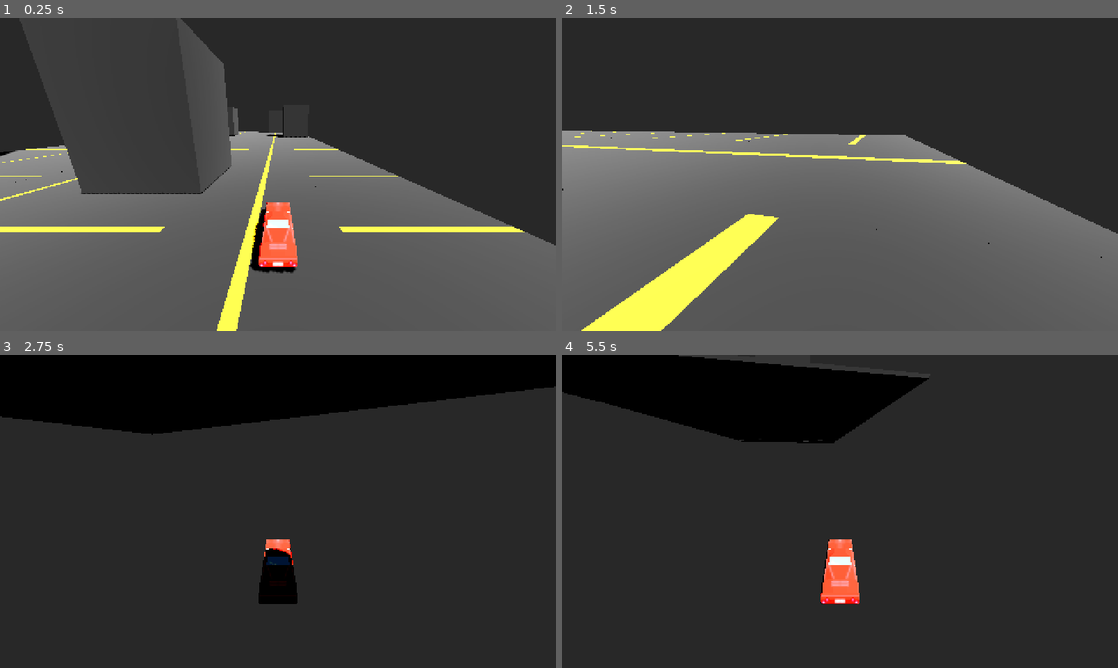
Above: before the commit, frames 1-4 (two rows, left to right).
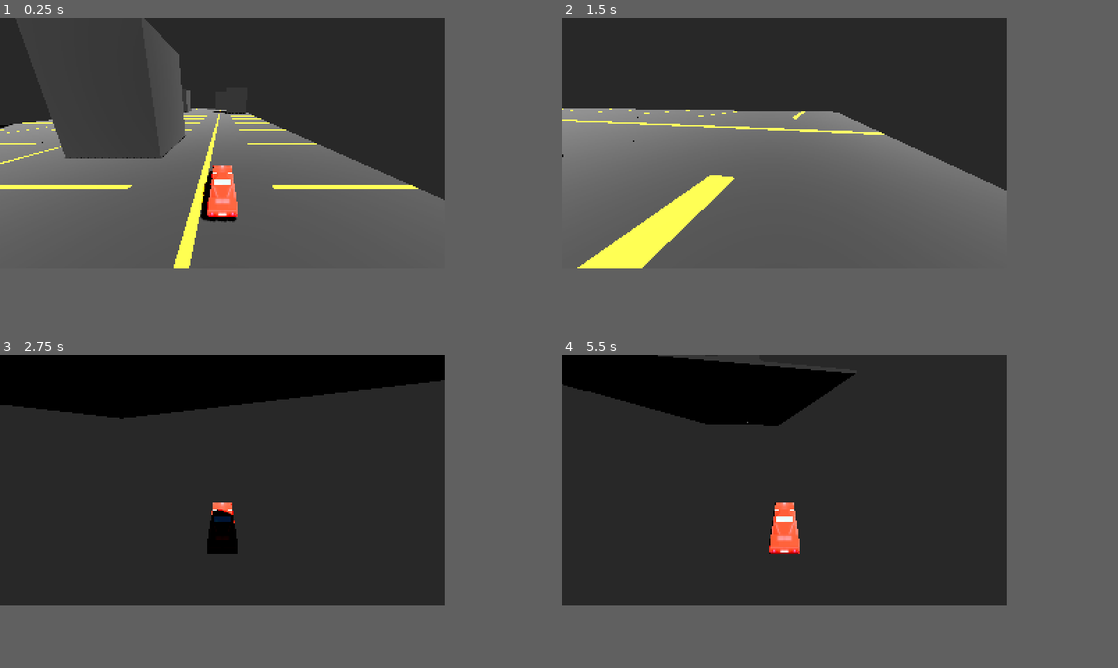
Above: after the commit, the same moments.

Repository: Tulsa-Game-Developers/GodotArcadeCabinet
Game: Godot game, scene res://169/169_scene.tscn
Same seed, same stepped clock (60 frames per second), same inputs: the game is played once before the commit and once after it.
Inputs:
- Up to frame 1 (0.25 s): no input
- Up to frame 2 (1.5 s): hold D (turn_right) 0.53-1.28 s; hold S (reverse) from 1.28 s (still down)
- Up to frame 3 (2.75 s): release S (reverse) at 2.03 s; hold D (turn_right) from 2.03 s (still down)
- Up to frame 4 (5.5 s): release D (turn_right) at 2.78 s; hold W (accelerate) 2.78-3.53 s; tap Enter at 3.5 s; hold A (turn_left) 3.53-5.03 s; hold S (reverse) from 5.03 s (still down)
In our replay, the window is 800x450 before the commit and 640x360 after it. These sizes can differ from the game's own. Grey fills any space a smaller window leaves; there, only what the larger window draws over its background counts as a difference.

The runs differ from the first frame. In frame 1, 37% of the frame differs, in the area x 0-100%, y 0-100%; in frame 2, 33%; in frame 3, 8.8%; in frame 4, 6.4%.

Commit message:
post processing and some car stuff

Diff:
--- a/169/169_scene.tscn
+++ b/169/169_scene.tscn
@@ -20,10 +20,9 @@
 
 [sub_resource type="CameraAttributesPractical" id="CameraAttributesPractical_bmtat"]
 exposure_multiplier = 0.925
-dof_blur_far_enabled = true
 dof_blur_far_distance = 4.16
 dof_blur_far_transition = 50.0
-dof_blur_amount = 0.02
+dof_blur_amount = 0.0
 
 [node name="Node3D" type="Node3D"]
 
--- a/project.godot
+++ b/project.godot
@@ -17,8 +17,8 @@
 
 [display]
 
-window/size/viewport_width=480
-window/size/viewport_height=270
+window/size/viewport_width=320
+window/size/viewport_height=180
 window/size/window_width_override=960
 window/size/window_height_override=540
 window/stretch/mode="viewport"
